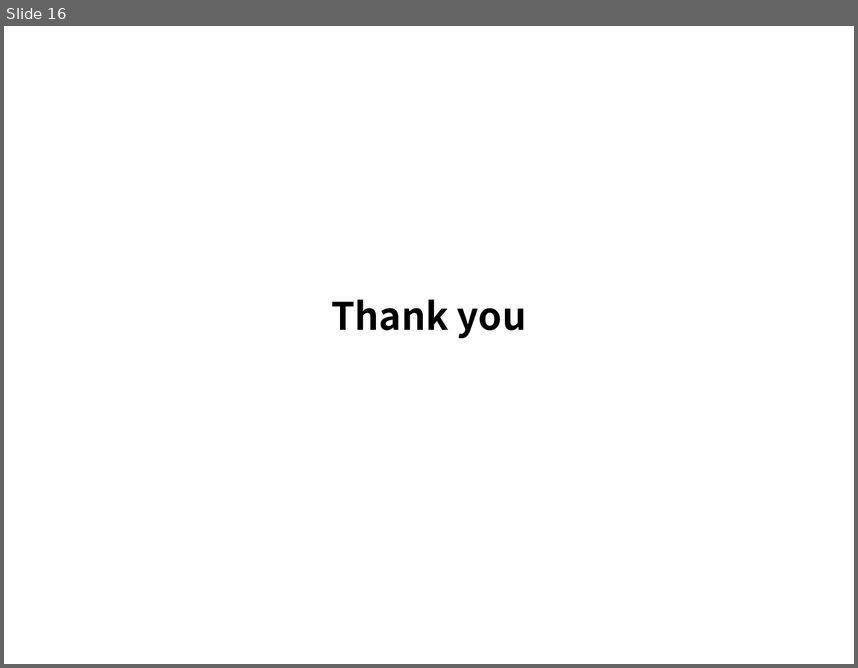
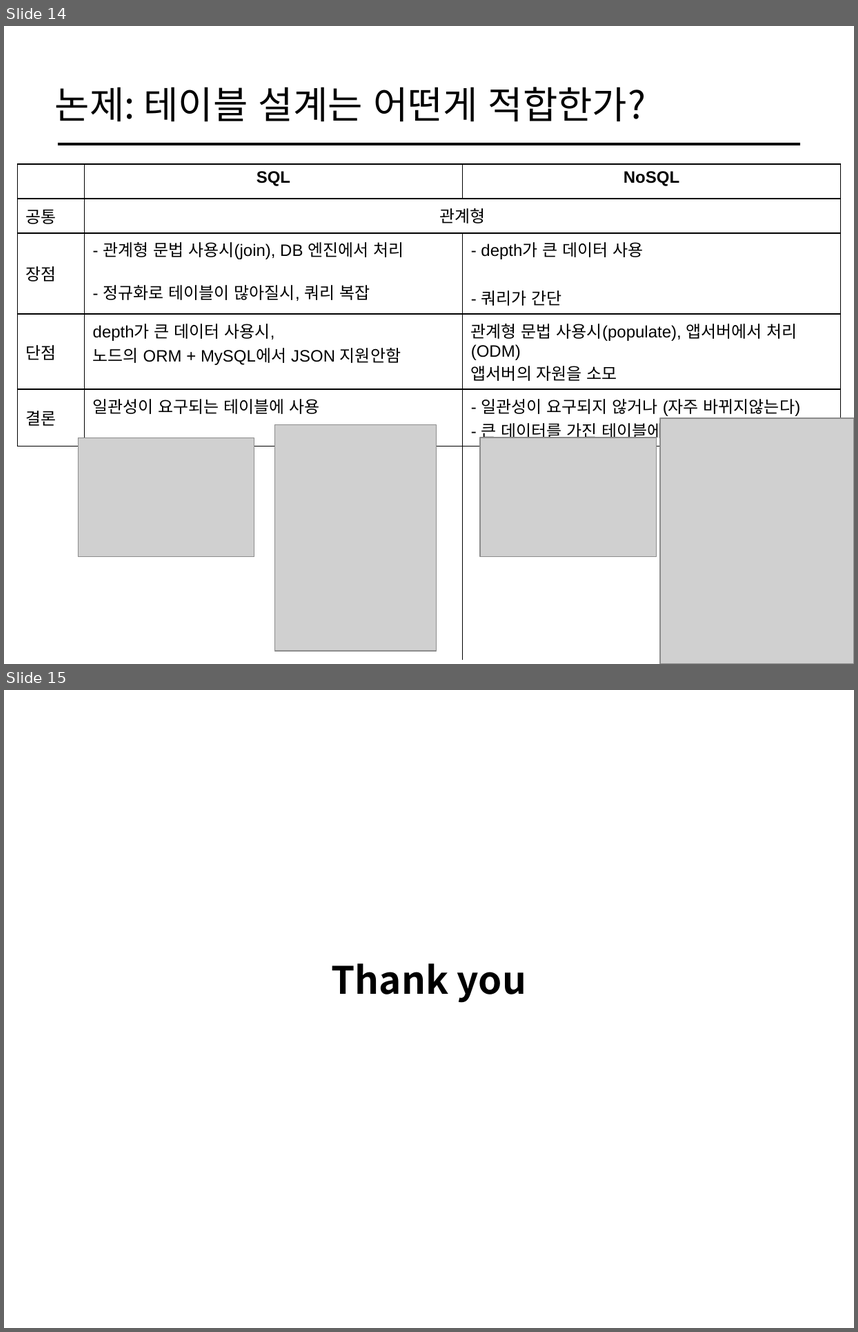
Before and after one commit to cs-study-org/cs-study, a slide deck: 21/yongki/TableDesign&Relations.pptx. Shown one above the other, each under a label of ours: slide 16 before the commit, slides 14 and 15 after it. The pictures are 858x668 and 858x1332 pixels, drawn with LibreOffice and Linux fonts; fonts in the diff are those of the drawing; grey boxes stand for pictures. Boxes give left, top, right and bottom in pixels: in the first picture for what was removed or moved away, otherwise in the second. Text is boxed around its words. In the diff, an @@ line names an element or a change of style, - is before the commit and + after.

```diff
--- a/21/yongki/TableDesign&Relations.pptx
+++ b/21/yongki/TableDesign&Relations.pptx
@@ slide 14 added at (4, 26, 854, 664), background #FFFFFF @@
@@ title added at (55, 87, 646, 122), 32 pt, text #000000 @@
+논제: 테이블 설계는 어떤게 적합한가?
@@ line added from (58, 144) to (800, 144), #000000 2 pt @@
@@ table added at (18, 164, 842, 444), 5 rows, 3 columns @@
+ | SQL | NoSQL
+공통 | 관계형 | 
+장점 | - 관계형 문법 사용시(join), DB 엔진에서 처리 / - 정규화로 테이블이 많아질시, 쿼리 복잡 | - depth가 큰 데이터 사용 - 쿼리가 간단
+단점 | depth가 큰 데이터 사용시, / 노드의 ORM + MySQL에서 JSON 지원안함 | 관계형 문법 사용시(populate), 앱서버에서 처리 (ODM) / 앱서버의 자원을 소모
+결론 | 일관성이 요구되는 테이블에 사용 | - 일관성이 요구되지 않거나 (자주 바뀌지않는다) - 큰 데이터를 가진 테이블에 사용
@@ picture added at (660, 418, 854, 664) @@
@@ picture added at (78, 437, 254, 557) @@
@@ picture added at (274, 425, 436, 651) @@
@@ line added from (462, 425) to (462, 659), #000000 0.75 pt @@
@@ picture added at (480, 437, 657, 557) @@
@@ what was slide 16 is now slide 15 @@
```
Also in this commit, not shown: 4 slides changed, 2 slides removed, 1 other file.
